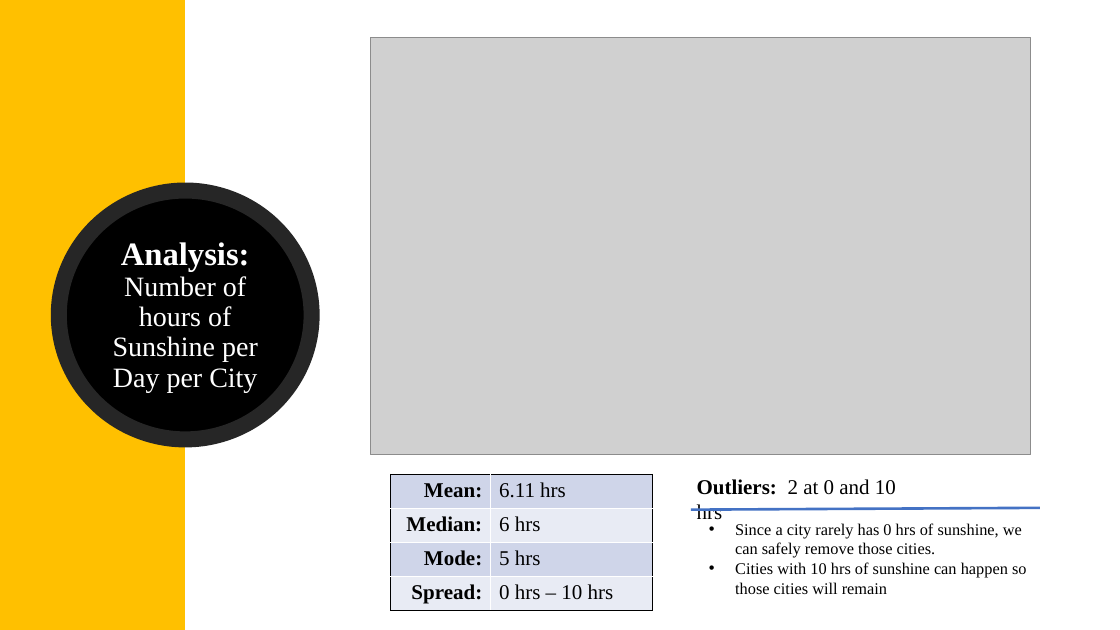
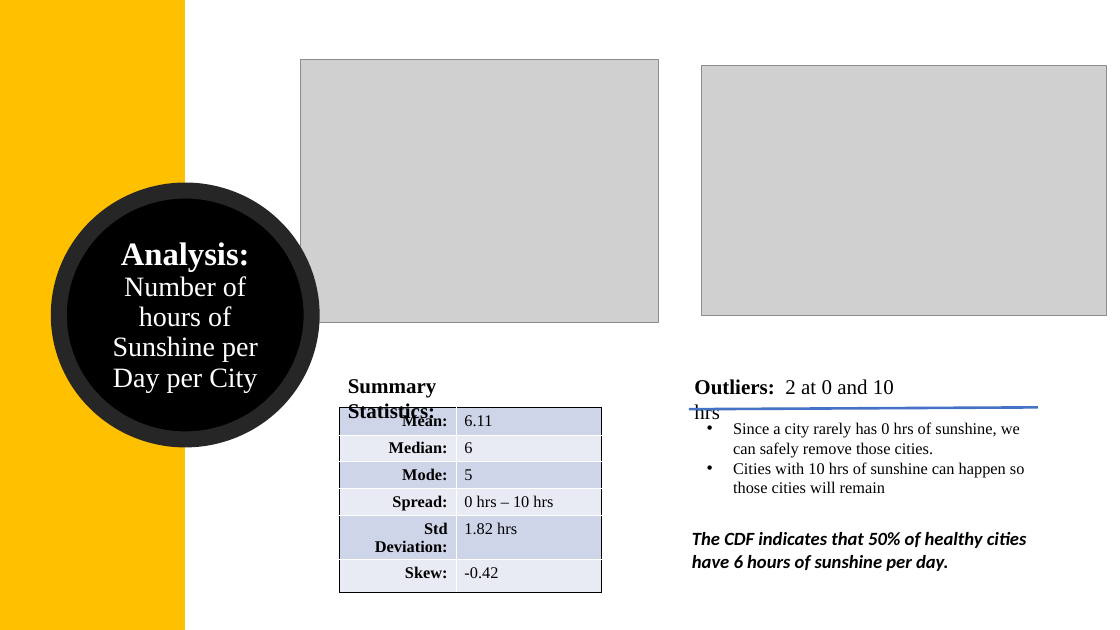
Before and after one commit to catie-williams/bu-dsc, a slide deck: slide 4 of DSC530/Healthiest City/Healthy Lifestyles.pptx. Drawn at 1120x630 pixels with LibreOffice and Linux fonts; fonts in the diff are those of the drawing; grey boxes stand for pictures. Boxes give left, top, right and bottom in pixels: in the first picture for what was removed or moved away, otherwise in the second. Text is boxed around its words. In the diff, an @@ line names an element or a change of style, - is before the commit and + after.

```diff
--- a/DSC530/Healthiest City/Healthy Lifestyles.pptx
+++ b/DSC530/Healthiest City/Healthy Lifestyles.pptx
@@ picture removed at (371, 37, 1031, 455) @@
@@ picture added at (301, 60, 659, 323) @@
@@ picture added at (702, 66, 1107, 315) @@
@@ text added at (348, 379, 437, 423), 18 pt, text #000000, bold @@
+Summary Statistics:
@@ table at (339, 408, 602, 583) @@
-row 1, column 2: 6.11 hrs
+row 1, column 2: 6.11
-row 2, column 2: 6 hrs
+row 2, column 2: 6
-row 3, column 2: 5 hrs
+row 3, column 2: 5
+row 5: Std Deviation: | 1.82 hrs
+row 6: Skew: | -0.42
@@ table: place and size @@
-table at (391, 475, 653, 611)
+table at (339, 408, 602, 583)
@@ 2 texts, 1 line: place and size @@
-2 texts, 1 line at (691, 479, 1040, 594)
+2 texts, 1 line at (689, 379, 1038, 493)
@@ text added at (692, 532, 1027, 571), 16 pt, text #000000, bold, italic @@
+The CDF indicates that 50% of healthy cities have 6 hours of sunshine per day.
```
Also in this commit, not shown: 7 other slides changed, 1 slide added, 2 slides removed, 3 other files.
